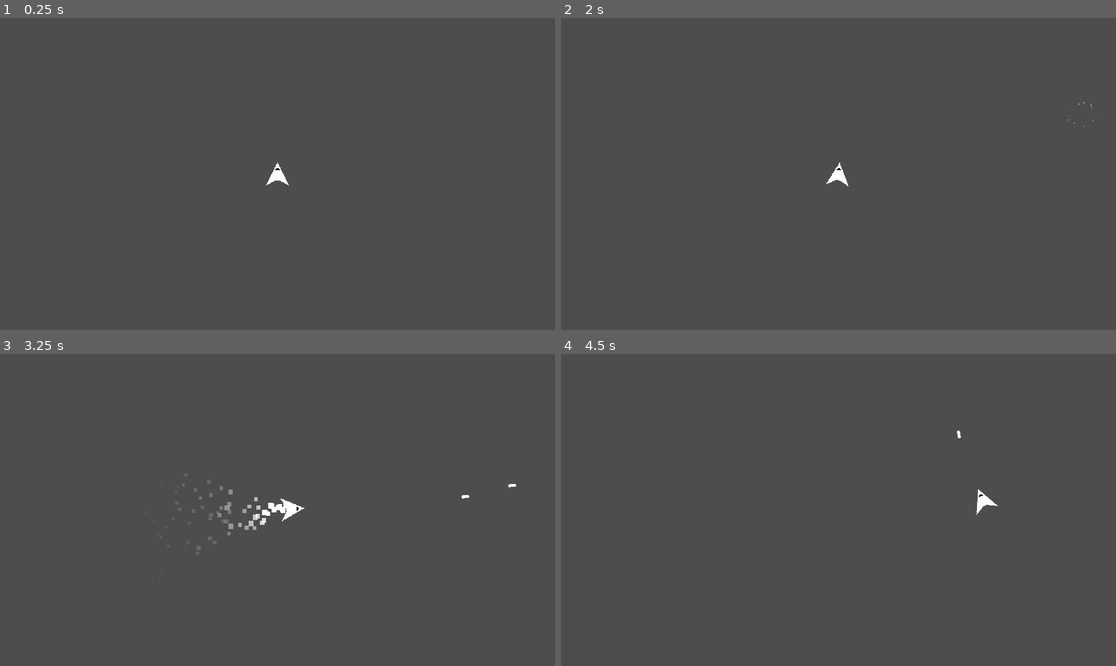
Above: before the commit, frames 1-4 (two rows, left to right).
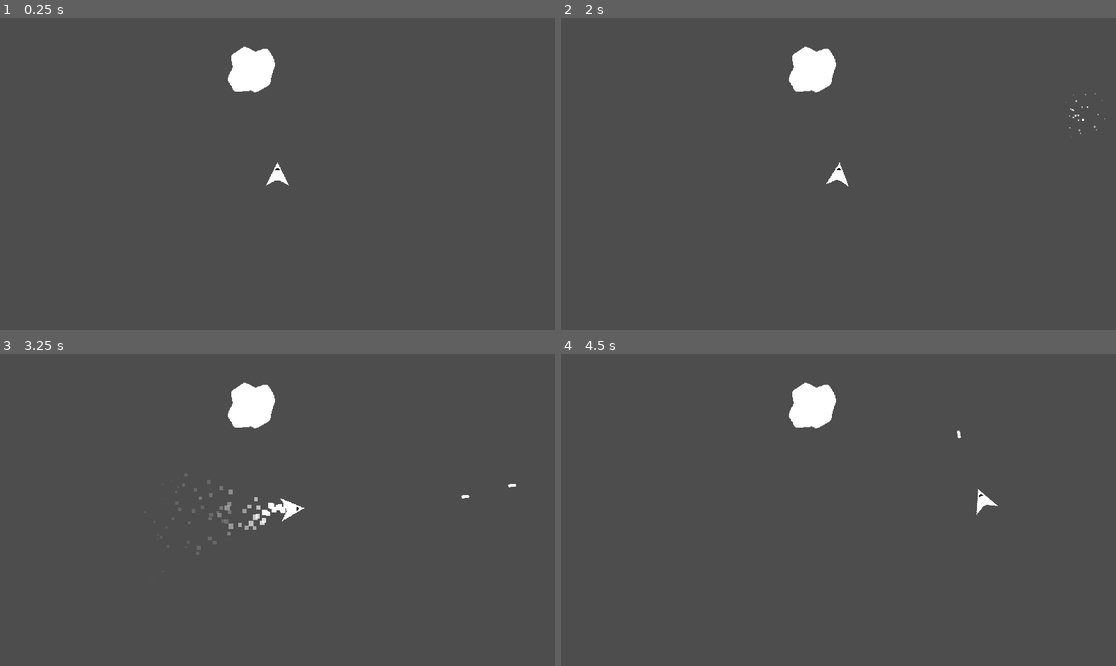
Above: after the commit, the same moments.

Repository: JustinRyanH/1bit_space
Game: Godot game, scene res://scenes/demo.tscn
Two runs of this game, one before a commit and one after it. Both use one fixed random seed, a clock stepped at 60 frames per second and the inputs below.
Inputs:
- Up to frame 1 (0.25 s): no input
- Up to frame 2 (2 s): tap Enter at 0.5 s; hold D (Rotate Right) 0.53-1.28 s; tap Space (Fire) at 0.6, 1.35 s; hold A (Rotate Left) from 1.28 s (still down)
- Up to frame 3 (3.25 s): release A (Rotate Left) at 2.03 s; hold D (Rotate Right) 2.03-2.78 s; tap Space (Fire) at 2.1, 2.75, 2.85 s; hold W (Accelerate) from 2.78 s (still down)
- Up to frame 4 (4.5 s): release W (Accelerate) at 3.53 s; hold A (Rotate Left) from 3.53 s (still down); tap Space (Fire) at 3.6, 4.35 s

The runs differ from the first frame. In frame 1, 1.0% of the frame differs, in the area x 41-50%, y 9-24%; in frame 2, 1.0%, in the area x 41-99%, y 9-39%; in frame 3, 1.0%; in frame 4, 1.0%.

Commit message:
destroy projectile on hit

Diff:
--- /dev/null
+++ b/actors/asteroid.gd
@@ -0,0 +1,5 @@
+extends Node2D
+
+
+func _on_hurtbox_component_hurt(hitbox: HitboxComponent) -> void:
+	print(hitbox.damage)
--- a/actors/projectile.gd
+++ b/actors/projectile.gd
@@ -1,7 +1,12 @@
 extends Node2D
 
 @export var projectile_stats: ProjectileStates
+
 @onready var actor_move_component := $ActorMoveComponent as ActorMoveComponent
+@onready var destroy_component: = $DestroyComponent as DestoryComponent
 
 func _ready() -> void:
 	actor_move_component.speed = projectile_stats.speed
+
+func _on_hurtbox_component_hurt(hitbox: HitboxComponent) -> void:
+	destroy_component.destroy()
--- a/components/destroy_component.gd
+++ b/components/destroy_component.gd
@@ -6,7 +6,12 @@
 @export var move_component: ActorMoveComponent
 @export var nodes_to_hide: Array
 
+var destroyed = false
+
 func destroy() -> void:
+	if destroyed: return
+
+	destroyed = true
 	for node_path in nodes_to_hide:
 		if node_path is NodePath:
 			var node := get_node(node_path) as Node2D
--- /dev/null
+++ b/components/hitbox_component.gd
@@ -0,0 +1,16 @@
+class_name HitboxComponent
+extends Area2D
+
+@export var damage: float = 1.0
+
+signal hit_hurtbox(hurtbox: HurtboxComponent)
+
+func _ready() -> void:
+	area_entered.connect(_on_hurtbox_entered)
+
+func _on_hurtbox_entered(hurtbox: HurtboxComponent) -> void:
+	if not hurtbox is HurtboxComponent: return
+	if hurtbox.is_invincible: return
+
+	hit_hurtbox.emit(hurtbox)
+	hurtbox.hurt.emit(self)
--- /dev/null
+++ b/components/hurt_component.gd
@@ -0,0 +1,11 @@
+extends Node
+
+
+# Called when the node enters the scene tree for the first time.
+func _ready() -> void:
+	pass # Replace with function body.
+
+
+# Called every frame. 'delta' is the elapsed time since the previous frame.
+func _process(delta: float) -> void:
+	pass
--- /dev/null
+++ b/components/hurtbox_component.gd
@@ -0,0 +1,5 @@
+class_name HurtboxComponent
+extends Area2D
+
+var is_invincible: bool
+signal hurt(hitbox: HitboxComponent)
--- /dev/null
+++ b/scenes/asteroid.tscn
@@ -0,0 +1,32 @@
+[gd_scene load_steps=6 format=3 uid="uid://b4kqauh2okga8"]
+
+[ext_resource type="Texture2D" uid="uid://c261keymf7u48" path="res://assets/asteroid1.png" id="1_7j008"]
+[ext_resource type="Script" path="res://actors/asteroid.gd" id="1_dgxgr"]
+[ext_resource type="Script" path="res://components/hurtbox_component.gd" id="2_hdpx8"]
+[ext_resource type="Script" path="res://components/hitbox_component.gd" id="3_bav5p"]
+[ext_resource type="Script" path="res://components/hurt_component.gd" id="4_7lnq5"]
+
+[node name="Asteroid" type="Node2D"]
+script = ExtResource("1_dgxgr")
+
+[node name="Sprite2D" type="Sprite2D" parent="."]
+texture = ExtResource("1_7j008")
+
+[node name="HurtboxComponent" type="Area2D" parent="."]
+script = ExtResource("2_hdpx8")
+
+[node name="CollisionPolygon2D" type="CollisionPolygon2D" parent="HurtboxComponent"]
+position = Vector2(2.08165e-12, 2.08165e-12)
+polygon = PackedVector2Array(-41, -28, -13, -46, 9, -36, 30, -42, 49, -13, 37, 31, 12, 48, -2, 45, -34, 47, -49, 22, -38, -6)
+
+[node name="HitboxComponet" type="Area2D" parent="."]
+script = ExtResource("3_bav5p")
+
+[node name="CollisionPolygon2D" type="CollisionPolygon2D" parent="HitboxComponet"]
+position = Vector2(2.08165e-12, 2.08165e-12)
+polygon = PackedVector2Array(-41, -28, -13, -46, 9, -36, 30, -42, 49, -13, 37, 31, 12, 48, -2, 45, -34, 47, -49, 22, -38, -6)
+
+[node name="HurtComponent" type="Node" parent="."]
+script = ExtResource("4_7lnq5")
+
+[connection signal="hurt" from="HurtboxComponent" to="." method="_on_hurtbox_component_hurt"]
--- a/scenes/demo.tscn
+++ b/scenes/demo.tscn
@@ -1,9 +1,10 @@
-[gd_scene load_steps=6 format=3 uid="uid://chxlq200i23oc"]
+[gd_scene load_steps=7 format=3 uid="uid://chxlq200i23oc"]
 
 [ext_resource type="PackedScene" uid="uid://dkd8g3c3w5l2x" path="res://scenes/ship.tscn" id="1_fdexu"]
 [ext_resource type="Script" path="res://systems/world_wrap.gd" id="2_6lyyr"]
 [ext_resource type="Script" path="res://systems/ProjectileManager.gd" id="2_61gvv"]
 [ext_resource type="Resource" uid="uid://bpq6y2sq8cpi" path="res://resources/projectile_bus.tres" id="3_coy3l"]
+[ext_resource type="PackedScene" uid="uid://b4kqauh2okga8" path="res://scenes/asteroid.tscn" id="5_1uksn"]
 
 [sub_resource type="RectangleShape2D" id="RectangleShape2D_16c3m"]
 
@@ -12,6 +13,8 @@
 [node name="ProjectileManager" type="Node2D" parent="."]
 script = ExtResource("2_61gvv")
 projectile_bus = ExtResource("3_coy3l")
+
+[node name="AsteroidManager" type="Node2D" parent="."]
 
 [node name="Ship" parent="." instance=ExtResource("1_fdexu")]
 position = Vector2(2.08165e-12, 2.08165e-12)
@@ -31,4 +34,7 @@
 [node name="CollisionShape2D" type="CollisionShape2D" parent="WorldWrap/WorldBoundaries"]
 shape = SubResource("RectangleShape2D_16c3m")
 
+[node name="Asteroid" parent="." instance=ExtResource("5_1uksn")]
+position = Vector2(-54, -218)
+
 [connection signal="area_exited" from="WorldWrap/WorldBoundaries" to="WorldWrap" method="_on_world_boundaries_area_exited"]
--- a/scenes/projectile.tscn
+++ b/scenes/projectile.tscn
@@ -1,9 +1,10 @@
-[gd_scene load_steps=14 format=3 uid="uid://bykf5c1hextgk"]
+[gd_scene load_steps=16 format=3 uid="uid://bykf5c1hextgk"]
 
 [ext_resource type="Script" path="res://actors/projectile.gd" id="1_fc7vh"]
 [ext_resource type="Texture2D" uid="uid://c078hhpp60me4" path="res://assets/bullet.png" id="2_j0vs4"]
+[ext_resource type="Resource" uid="uid://bknvwgw8c0u7h" path="res://resources/basic_projectile.tres" id="2_v7qmo"]
+[ext_resource type="Script" path="res://components/hurtbox_component.gd" id="4_1b7nr"]
 [ext_resource type="Script" path="res://components/actor_move_component.gd" id="4_lv8jc"]
-[ext_resource type="Resource" uid="uid://bknvwgw8c0u7h" path="res://scenes/basic_projectile.tres" id="4_n2fy4"]
 [ext_resource type="Script" path="res://scenes/ProjectileArea.gd" id="5_in8ga"]
 [ext_resource type="Script" path="res://components/lifetime_component.gd" id="6_b343d"]
 [ext_resource type="Script" path="res://components/destroy_component.gd" id="7_xvgd5"]
@@ -28,7 +29,7 @@
 emission_sphere_radius = 4.2
 direction = Vector3(2.08165e-12, 2.08165e-12, 2.08165e-12)
 spread = 180.0
-initial_velocity_min = 300.0
+initial_velocity_min = 400.0
 initial_velocity_max = 500.0
 gravity = Vector3(2.08165e-12, 2.08165e-12, 2.08165e-12)
 scale_min = 2.0
@@ -36,23 +37,33 @@
 scale_curve = SubResource("CurveTexture_u18qd")
 alpha_curve = SubResource("CurveTexture_x3kns")
 
+[sub_resource type="CircleShape2D" id="CircleShape2D_sfrjq"]
+radius = 3.0
+
 [sub_resource type="CapsuleShape2D" id="CapsuleShape2D_tk5du"]
 radius = 3.0
 height = 16.0
 
 [node name="Projectile" type="Node2D"]
 script = ExtResource("1_fc7vh")
-projectile_stats = ExtResource("4_n2fy4")
+projectile_stats = ExtResource("2_v7qmo")
 
 [node name="DestroyParticles" type="GPUParticles2D" parent="."]
 emitting = false
 amount = 50
 process_material = SubResource("ParticleProcessMaterial_qtgii")
-lifetime = 0.1
+lifetime = 0.2
 one_shot = true
 
 [node name="Sprite2D" type="Sprite2D" parent="."]
 texture = ExtResource("2_j0vs4")
+
+[node name="HurtboxComponent" type="Area2D" parent="."]
+script = ExtResource("4_1b7nr")
+
+[node name="CollisionShape2D" type="CollisionShape2D" parent="HurtboxComponent"]
+position = Vector2(0, -5)
+shape = SubResource("CircleShape2D_sfrjq")
 
 [node name="WrapboxComponent" type="Area2D" parent="." node_paths=PackedStringArray("actor")]
 collision_layer = 2048
@@ -83,3 +94,5 @@
 destroy_particles = NodePath("../DestroyParticles")
 move_component = NodePath("../ActorMoveComponent")
 nodes_to_hide = [NodePath("../Sprite2D")]
+
+[connection signal="hurt" from="HurtboxComponent" to="." method="_on_hurtbox_component_hurt"]
--- a/scenes/ship.tscn
+++ b/scenes/ship.tscn
@@ -5,8 +5,8 @@
 [ext_resource type="Script" path="res://resources/ship_configuration.gd" id="2_7yymh"]
 [ext_resource type="Script" path="res://components/ship_player_input.gd" id="3_vfexh"]
 [ext_resource type="Script" path="res://components/ship_movement.gd" id="4_che7p"]
-[ext_resource type="Script" path="res://scenes/gun_fire_component.gd" id="6_2gv67"]
 [ext_resource type="Script" path="res://components/ship_vfx.gd" id="6_rjmlq"]
+[ext_resource type="Script" path="res://components/gun_fire_component.gd" id="7_gvwpi"]
 [ext_resource type="PackedScene" uid="uid://bykf5c1hextgk" path="res://scenes/projectile.tscn" id="8_5jkn3"]
 [ext_resource type="Resource" uid="uid://bpq6y2sq8cpi" path="res://resources/projectile_bus.tres" id="9_a6bpd"]
 [ext_resource type="Script" path="res://scenes/ProjectileArea.gd" id="10_unfw5"]
@@ -81,7 +81,7 @@
 rear_engine = NodePath("../EngineParticles")
 
 [node name="GunFireComponent" type="Node" parent="." node_paths=PackedStringArray("gun_marker")]
-script = ExtResource("6_2gv67")
+script = ExtResource("7_gvwpi")
 projectile_scene = ExtResource("8_5jkn3")
 projectile_bus = ExtResource("9_a6bpd")
 gun_marker = NodePath("../GunPosition")
Renamed: scenes/gun_fire_component.gd -> components/gun_fire_component.gd
Renamed: scenes/basic_projectile.tres -> resources/basic_projectile.tres
